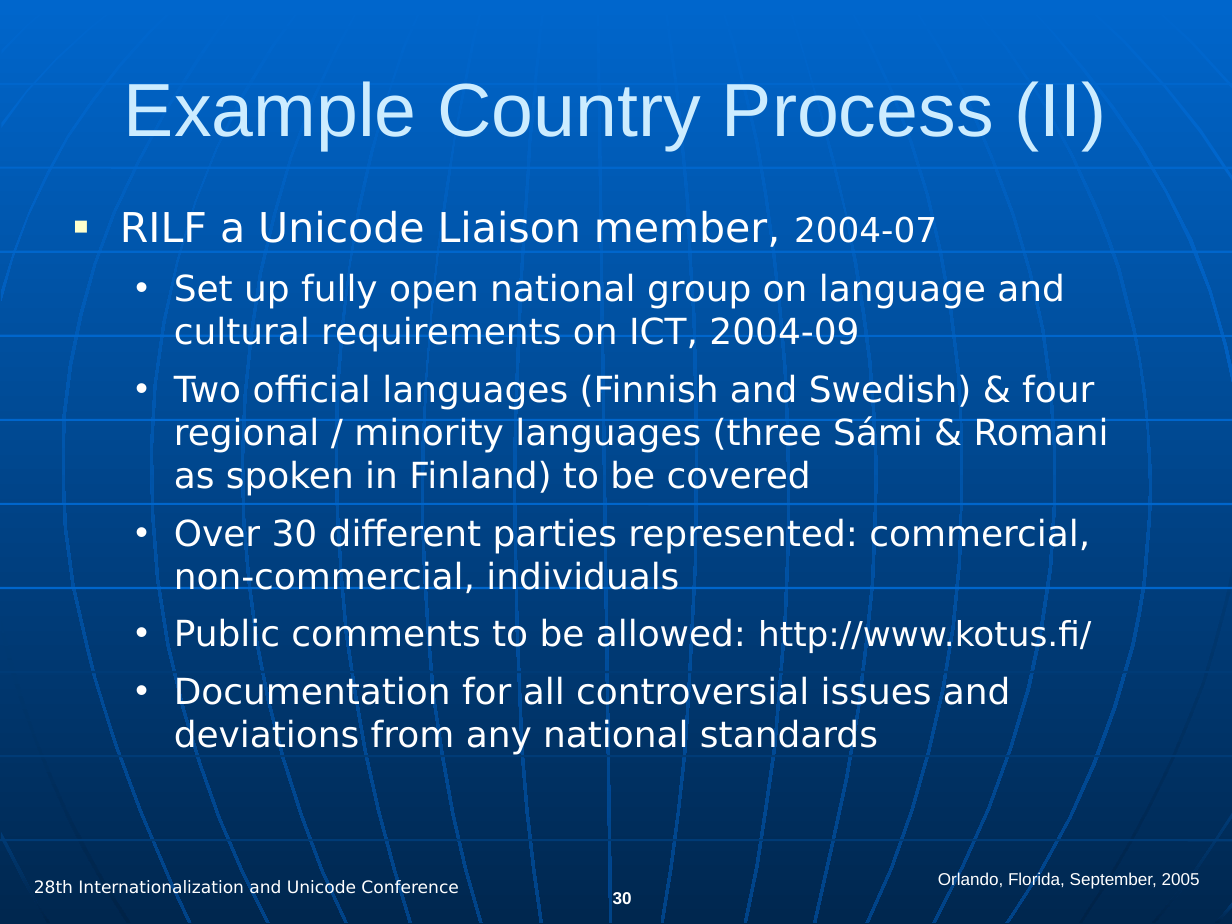
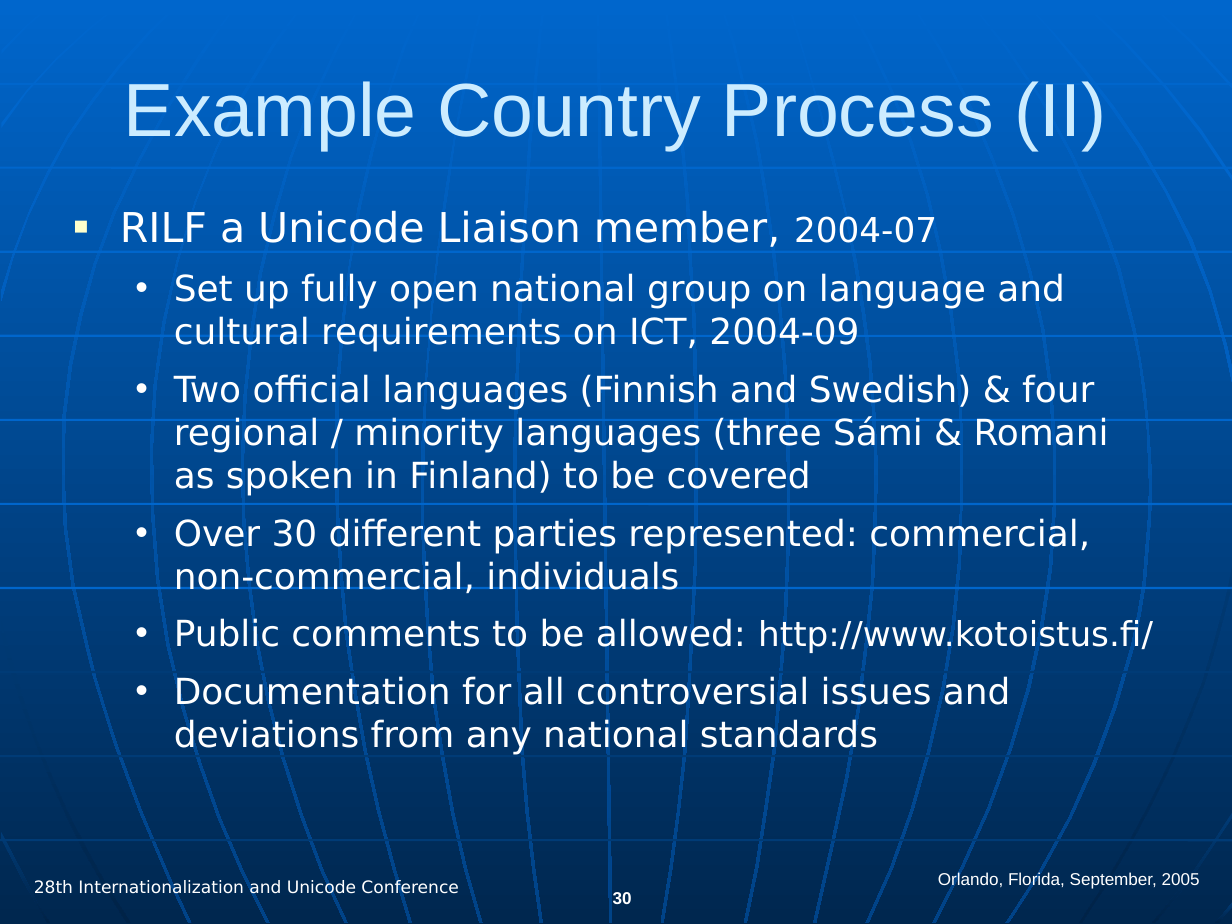
Before and after one commit to macchiati/test, a slide deck: slide 30 of docs/presentations/cldr_overview.ppt. Drawn at 1232x924 pixels with LibreOffice and Linux fonts; fonts in the diff are those of the drawing. Boxes give left, top, right and bottom in pixels: in the first picture for what was removed or moved away, otherwise in the second. Text is boxed around its words. In the diff, an @@ line names an element or a change of style, - is before the commit and + after.

Commit message:
[TEST-0] New IUC 28 presentation
X-SVN-Rev: 1267

```diff
--- a/docs/presentations/cldr_overview.ppt
+++ b/docs/presentations/cldr_overview.ppt
@@ text at [174, 617, 1153, 654]: text changed @@
-  • Public comments to be allowed: http://www.kotus.fi/
+  • Public comments to be allowed: http://www.kotoistus.fi/
```
